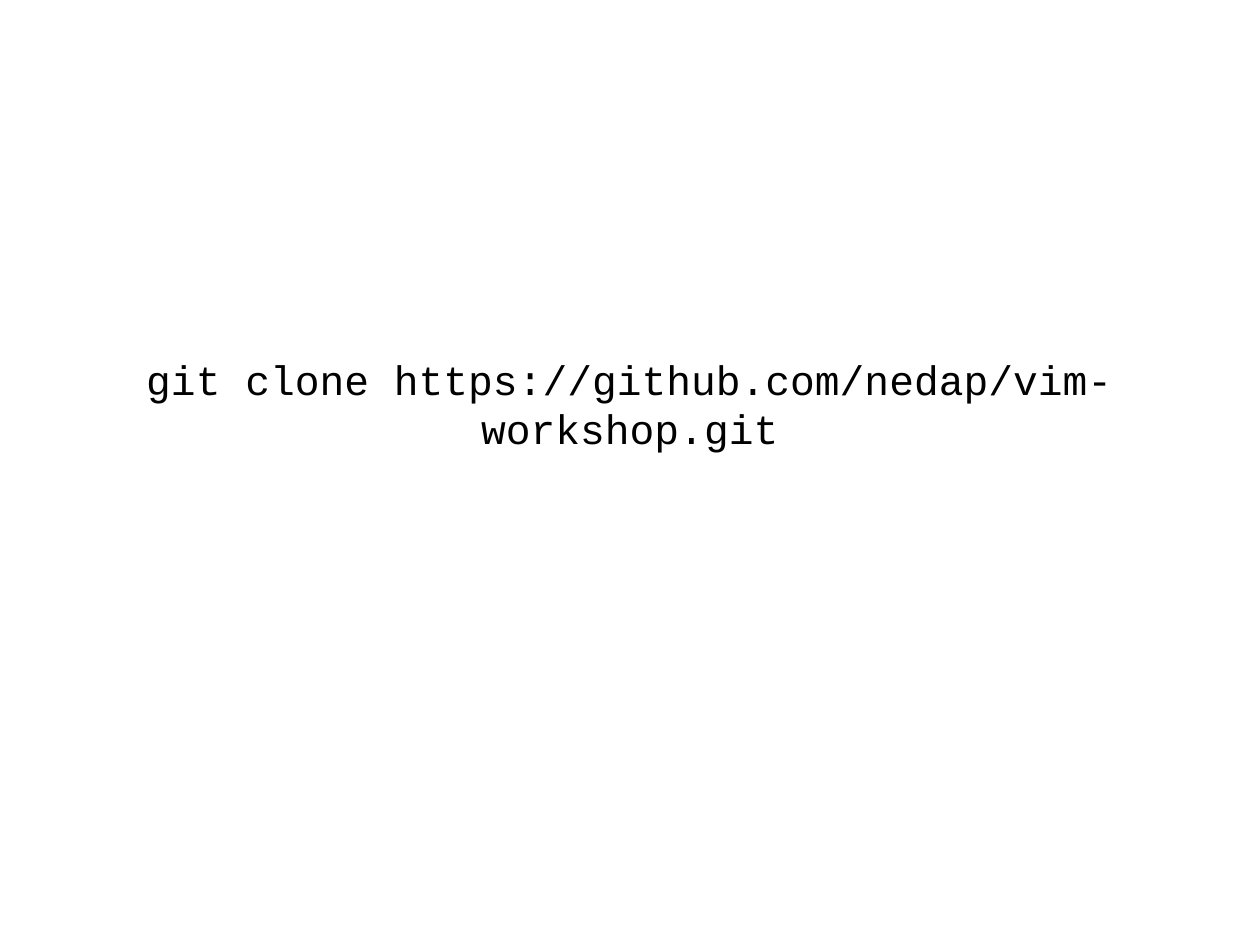
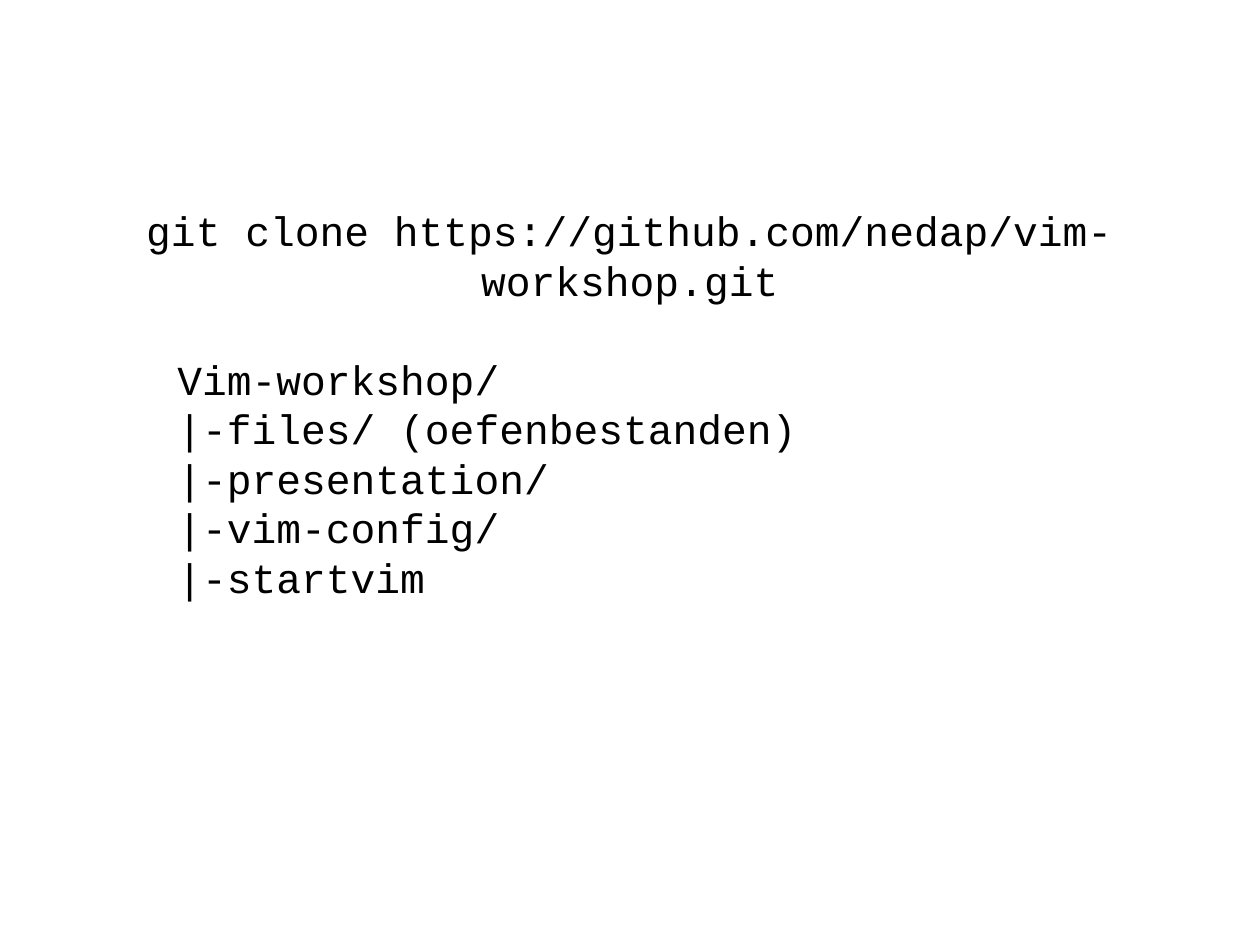
Before and after one commit to nedap/vim-workshop, a slide deck: slide 2 of presentation/vim-alex.odp. Drawn at 1260x945 pixels with LibreOffice and Linux fonts; fonts in the diff are those of the drawing. Boxes give left, top, right and bottom in pixels: in the first picture for what was removed or moved away, otherwise in the second. Text is boxed around its words. In the diff, an @@ line names an element or a change of style, - is before the commit and + after.

```diff
--- a/presentation/vim-alex.odp
+++ b/presentation/vim-alex.odp
@@ subtitle at bbox=[177, 365, 796, 602]: paragraphs added @@
+Vim-workshop/
+|-files/ (oefenbestanden)
+|-presentation/
+|-vim-config/
+|-startvim
```
Also in this commit, not shown: 1 other file.
